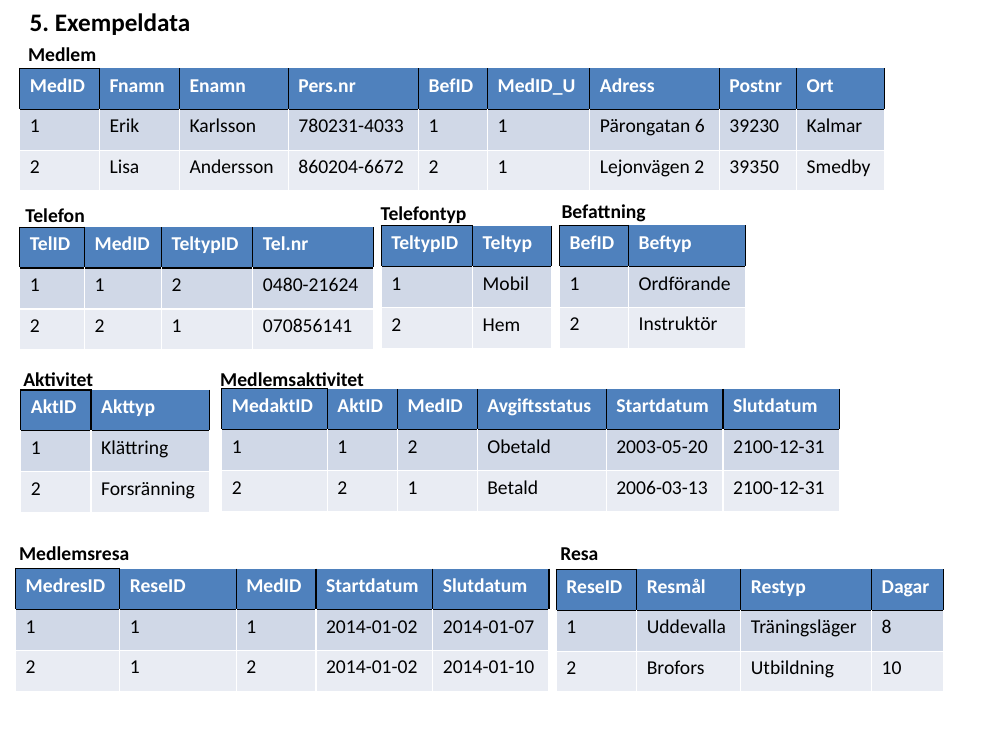
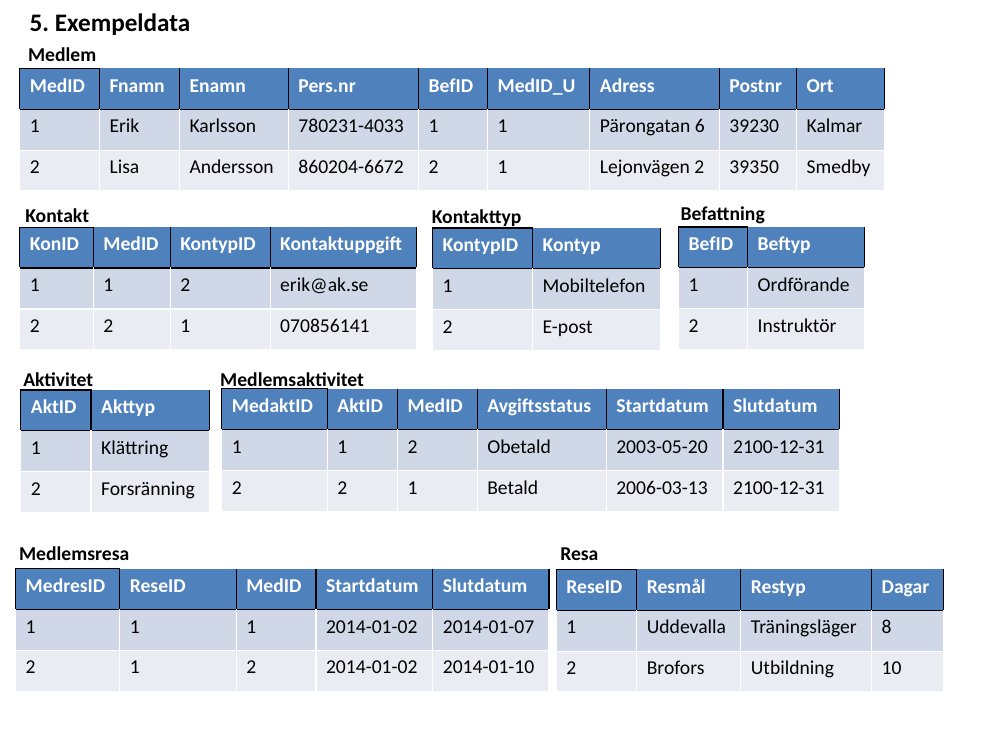
Before and after one commit to ed222an/Databasteknik, a slide deck: slide 5 of Projekt/AKS Steg 1.pptx. Drawn at 1008x756 pixels with LibreOffice and Linux fonts; fonts in the diff are those of the drawing. Boxes give left, top, right and bottom in pixels: in the first picture for what was removed or moved away, otherwise in the second. Text is boxed around its words. In the diff, an @@ line names an element or a change of style, - is before the commit and + after.

Commit message:
ye

```diff
--- a/Projekt/AKS Steg 1.pptx
+++ b/Projekt/AKS Steg 1.pptx
@@ text at box(25, 208, 89, 222): text changed @@
-Telefon
+Kontakt
@@ text at box(432, 209, 522, 228): text changed @@
-Telefontyp
+Kontakttyp
@@ text "Befattning": place and size @@
-text "Befattning" at box(562, 204, 646, 222)
+text "Befattning" at box(681, 206, 765, 224)
@@ table at box(20, 227, 417, 350) @@
-row 1: TelID | MedID | TeltypID | Tel.nr
+row 1: KonID | MedID | KontypID | Kontaktuppgift
-row 2, column 4: 0480-21624
+row 2, column 4: erik@ak.se
@@ table: place and size @@
-table at box(20, 227, 373, 350)
+table at box(20, 227, 417, 350)
@@ table at box(432, 228, 660, 351) @@
-row 1, column 1: TeltypID
+row 1, column 1: KontypID
-row 1, column 2: Teltyp
+row 1, column 2: Kontyp
-row 2, column 2: Mobil
+row 2, column 2: Mobiltelefon
-row 3, column 2: Hem
+row 3, column 2: E-post
@@ table: place and size @@
-table at box(381, 226, 551, 349)
+table at box(432, 228, 660, 351)
@@ table: place and size @@
-table at box(559, 226, 745, 349)
+table at box(678, 227, 864, 350)
```
Also in this commit, not shown: 3 other slides changed.
